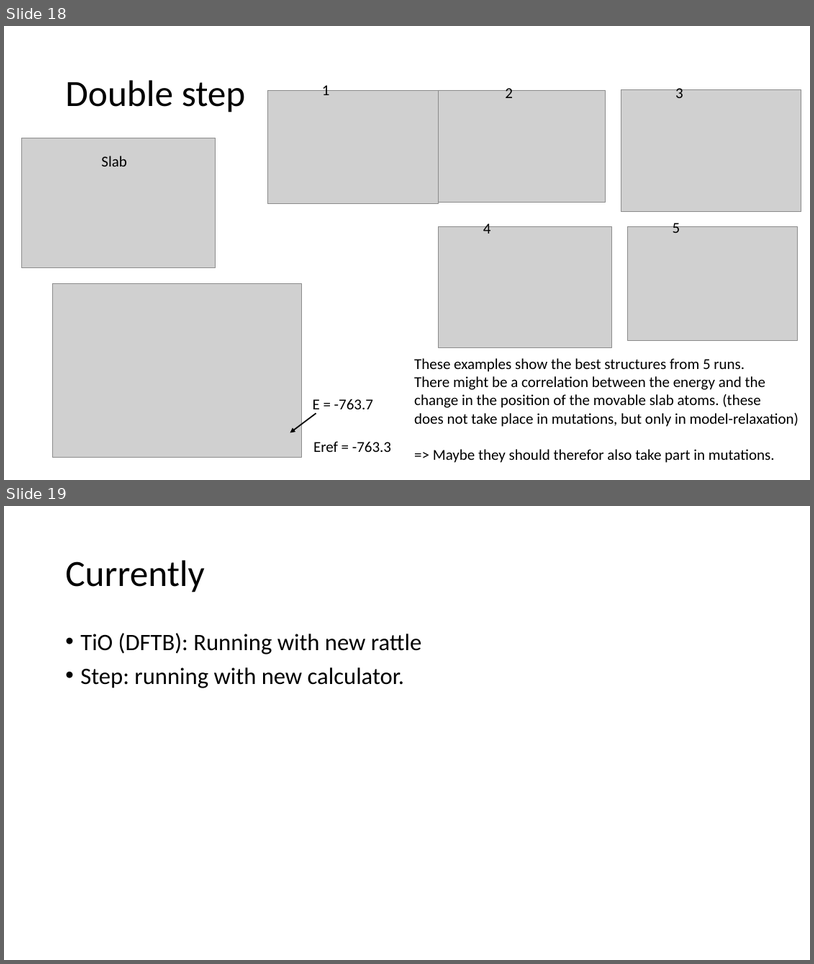
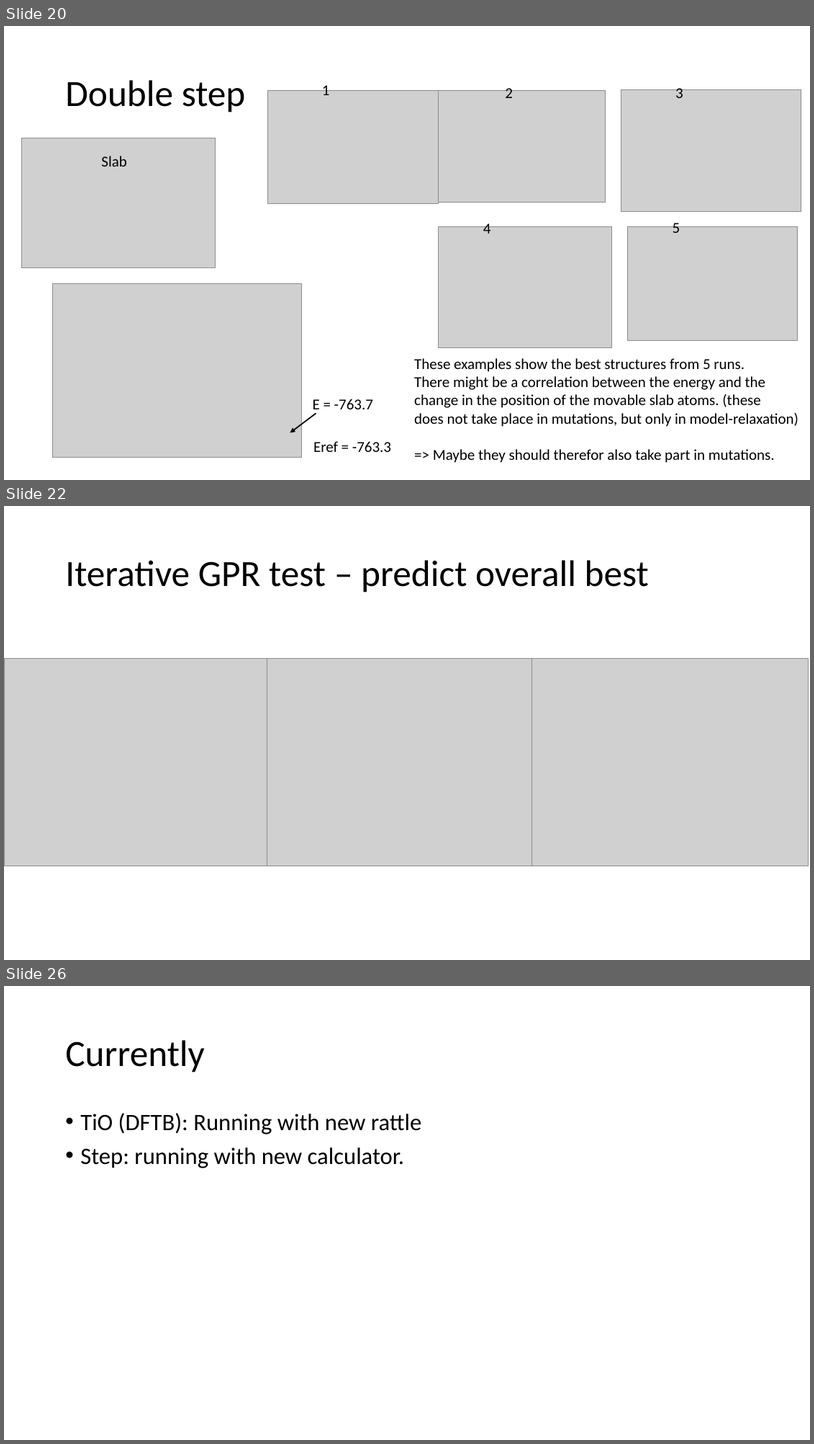
Before and after one commit to MaltheBisbo/learningForces, a slide deck: progress.pptx. Shown one above the other, each under a label of ours: slides 18 and 19 before the commit, slides 20, 22 and 26 after it; the slides between them are not shown. The pictures are 814x964 and 814x1444 pixels, drawn with LibreOffice and Linux fonts; fonts in the diff are those of the drawing; grey boxes stand for pictures. Boxes give left, top, right and bottom in pixels: in the first picture for what was removed or moved away, otherwise in the second. Text is boxed around its words. In the diff, an @@ line names an element or a change of style, - is before the commit and + after.

```diff
--- a/progress.pptx
+++ b/progress.pptx
@@ slide 22 added at (x1=4, y1=506, x2=810, y2=960), background #FFFFFF @@
@@ title added at (x1=65, y1=560, x2=649, y2=592), 44 pt, text #000000 @@
+Iterative GPR test – predict overall best
@@ picture added at (x1=4, y1=659, x2=280, y2=866) @@
@@ picture added at (x1=267, y1=659, x2=543, y2=866) @@
@@ picture added at (x1=532, y1=659, x2=808, y2=866) @@
@@ what was slide 18 is now slide 20 @@
@@ what was slide 19 is now slide 26 @@
```
Also in this commit, not shown: 1 slide changed, 6 other slides added.
